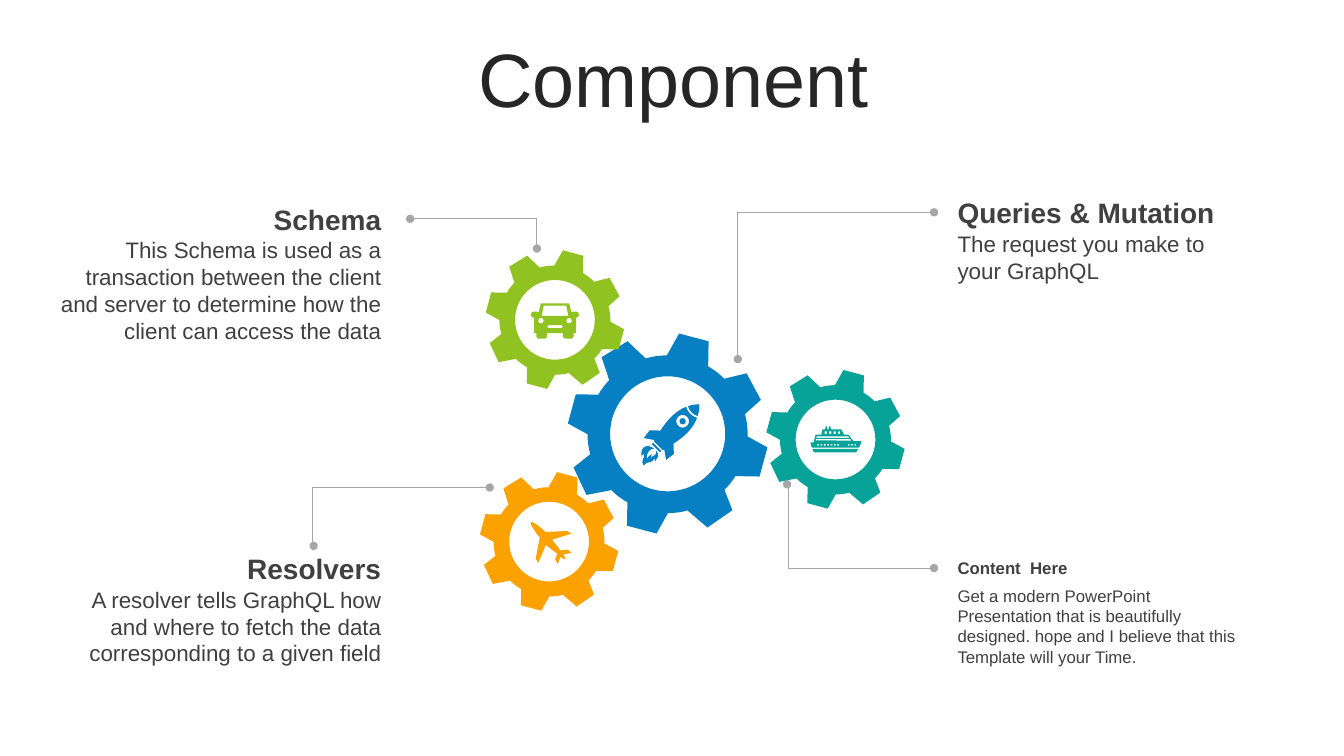
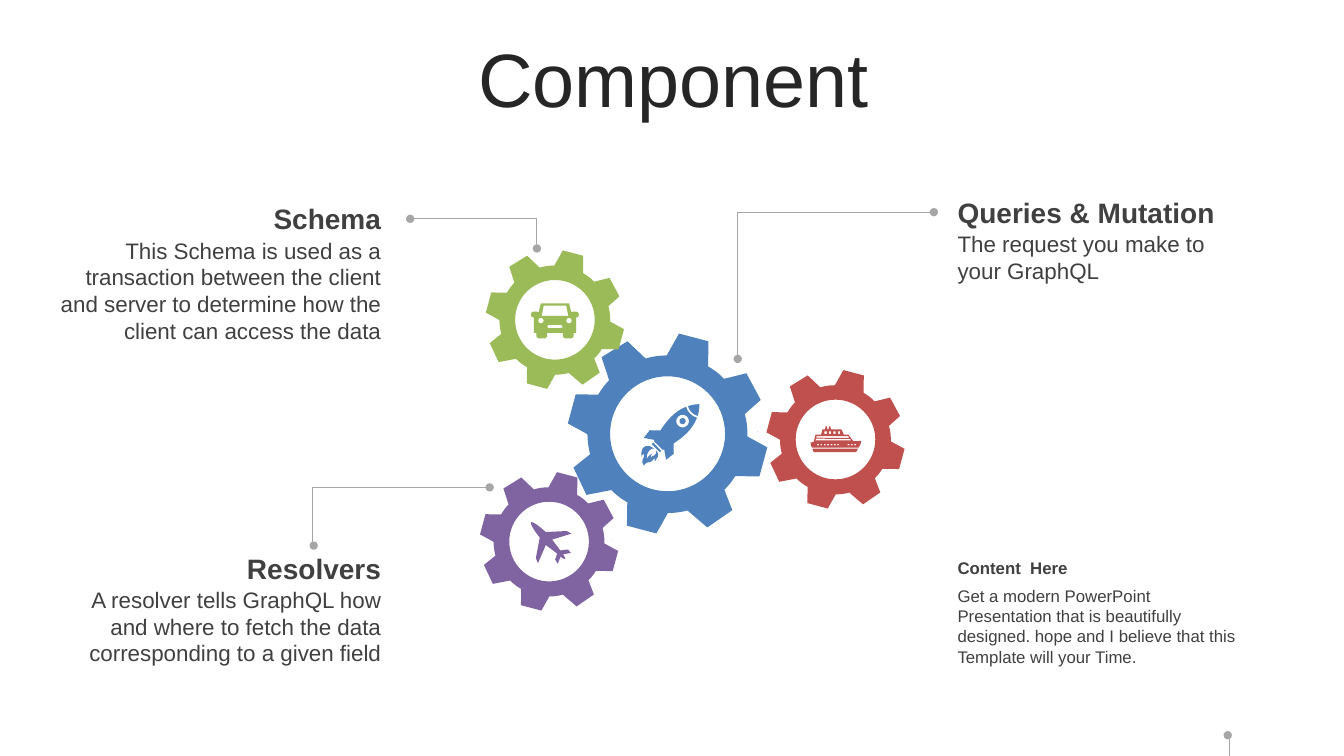
Before and after one commit to thanhlongvl/sportdemo, a slide deck: slide 7 of industry 4.0-Revolution-PowerPoint-Templates.pptx (slide 6 before the commit). Drawn at 1344x756 pixels with LibreOffice and Linux fonts; fonts in the diff are those of the drawing. Boxes give left, top, right and bottom in pixels: in the first picture for what was removed or moved away, otherwise in the second. Text is boxed around its words. In the diff, an @@ line names an element or a change of style, - is before the commit and + after.

```diff
--- a/industry 4.0-Revolution-PowerPoint-Templates.pptx
+++ b/industry 4.0-Revolution-PowerPoint-Templates.pptx
@@ freeform shape at (486, 250, 624, 388): fill #90C221 to #9BBB59; outline redrawn @@
@@ freeform shape at (531, 303, 580, 339): fill #90C221 to #9BBB59; outline redrawn @@
@@ freeform shape at (568, 334, 767, 533): fill #0680C3 to #4F81BD; outline redrawn @@
@@ freeform shape at (766, 370, 904, 508): fill #07A398 to #C0504D; outline redrawn @@
@@ freeform shape at (629, 393, 711, 475): fill #0680C3 to #4F81BD; outline redrawn @@
@@ freeform shape at (811, 426, 861, 453): fill #07A398 to #C0504D; outline redrawn @@
@@ freeform shape at (480, 472, 618, 610): fill #FBA200 to #8064A2; outline redrawn @@
@@ elbow double arrow (314, 545) - (490, 488): stroke #A6A6A6 0.5 pt to #A6A6A6 0.75 pt; route changed @@
@@ elbow double arrow removed from (935, 569) to (787, 485) @@
@@ freeform shape at (530, 522, 571, 564): fill #FBA200 to #8064A2; outline redrawn @@
@@ elbow double arrow added from (1344, 756) to (1228, 735), #A6A6A6 0.75 pt @@
```
Also in this commit, not shown: 44 other slides changed, 11 slides added, 6 slides removed, 1 other file.
